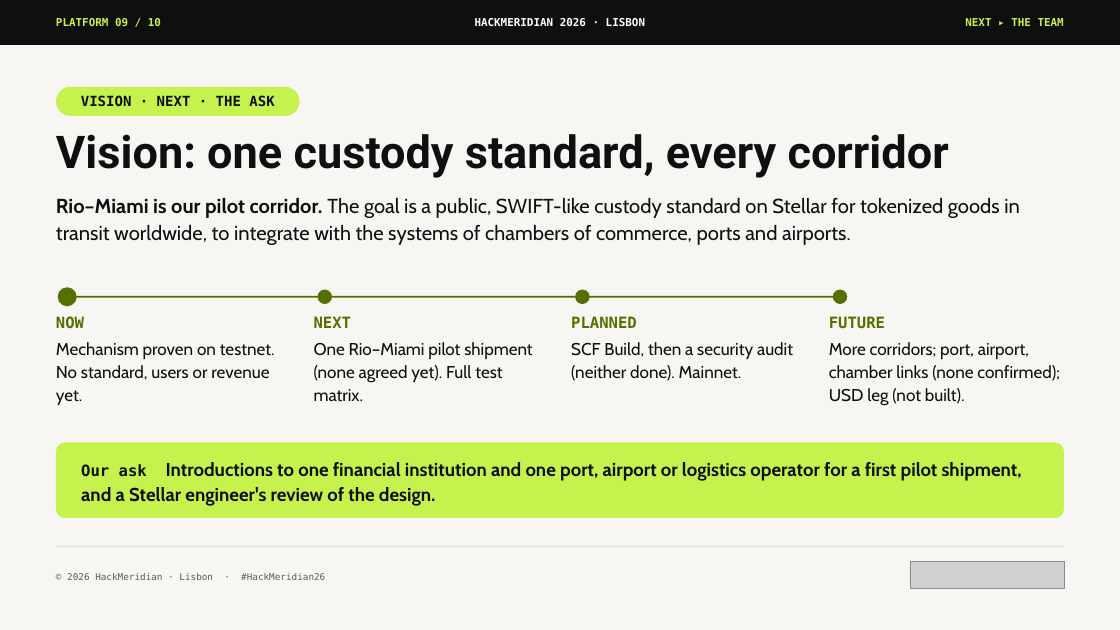
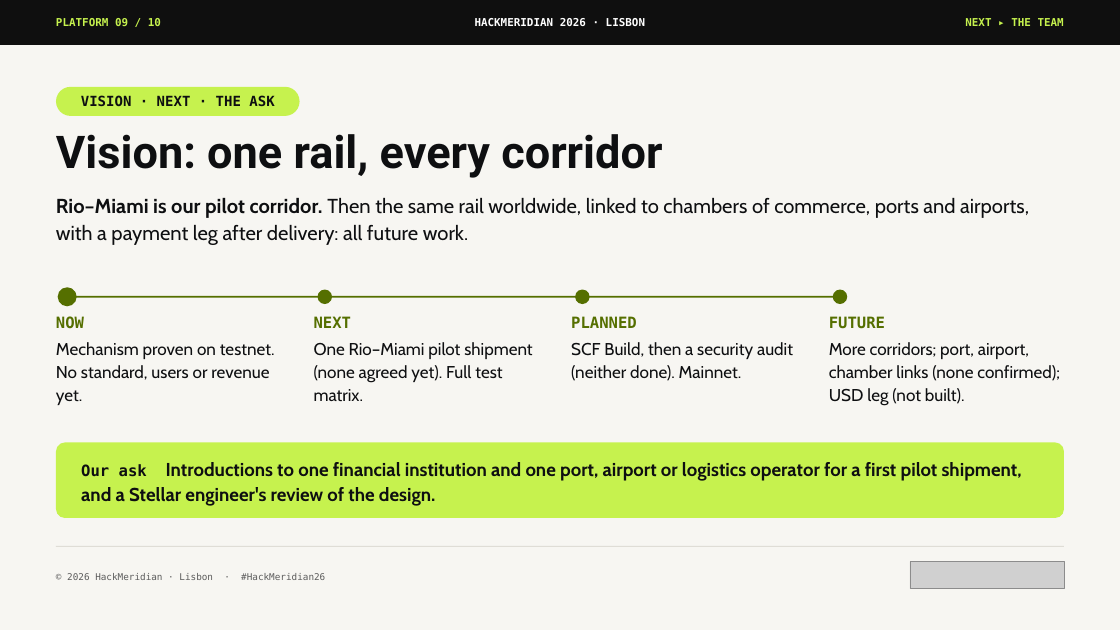
Before and after one commit to pwsaragossy/hackmeridian-cos, a slide deck: slide 9 of projects/hackmeridian-rail/deck/radox-custody-rail.pptx. Drawn at 1120x630 pixels with LibreOffice and Linux fonts; fonts in the diff are those of the drawing; grey boxes stand for pictures. Boxes give left, top, right and bottom in pixels: in the first picture for what was removed or moved away, otherwise in the second. Text is boxed around its words. In the diff, an @@ line names an element or a change of style, - is before the commit and + after.

Commit message:
update from hackmeridian-rail

```diff
--- a/projects/hackmeridian-rail/deck/radox-custody-rail.pptx
+++ b/projects/hackmeridian-rail/deck/radox-custody-rail.pptx
@@ text at [56, 134, 662, 178]: text changed @@
-Vision: one custody standard, every corridor
+Vision: one rail, every corridor
@@ text at [56, 198, 1029, 245]: text changed @@
-Rio–Miami is our pilot corridor. The goal is a public, SWIFT-like custody standard on Stellar for tokenized goods in transit worldwide, to integrate with the systems of chambers of commerce, ports and airports.
+Rio–Miami is our pilot corridor. Then the same rail worldwide, linked to chambers of commerce, ports and airports, with a payment leg after delivery: all future work.
```
Also in this commit, not shown: 8 other slides changed, 2 other files.
